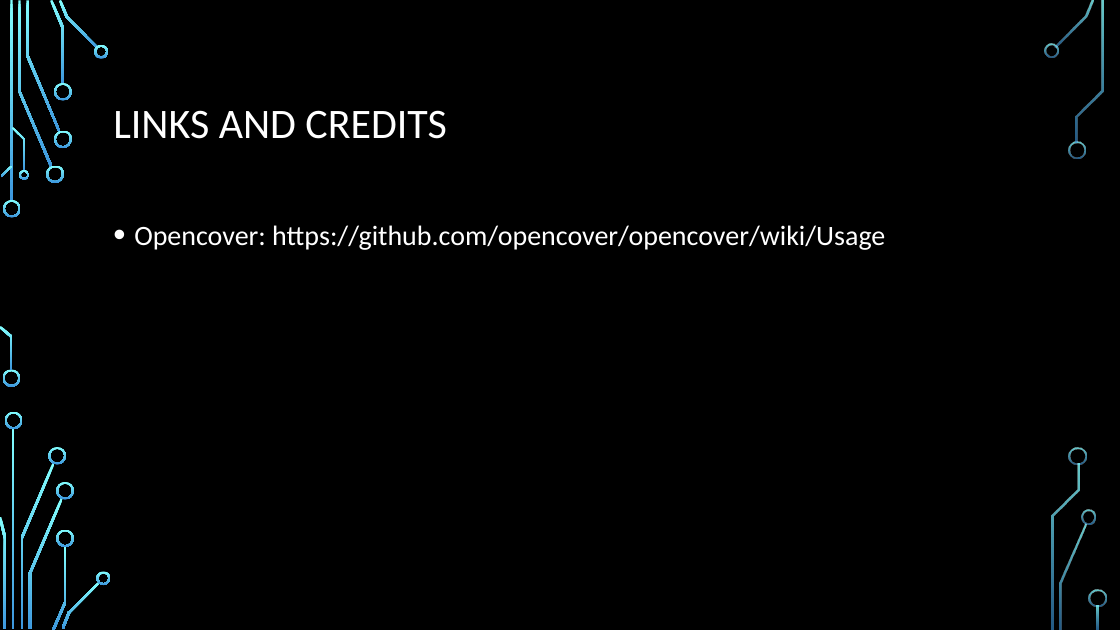
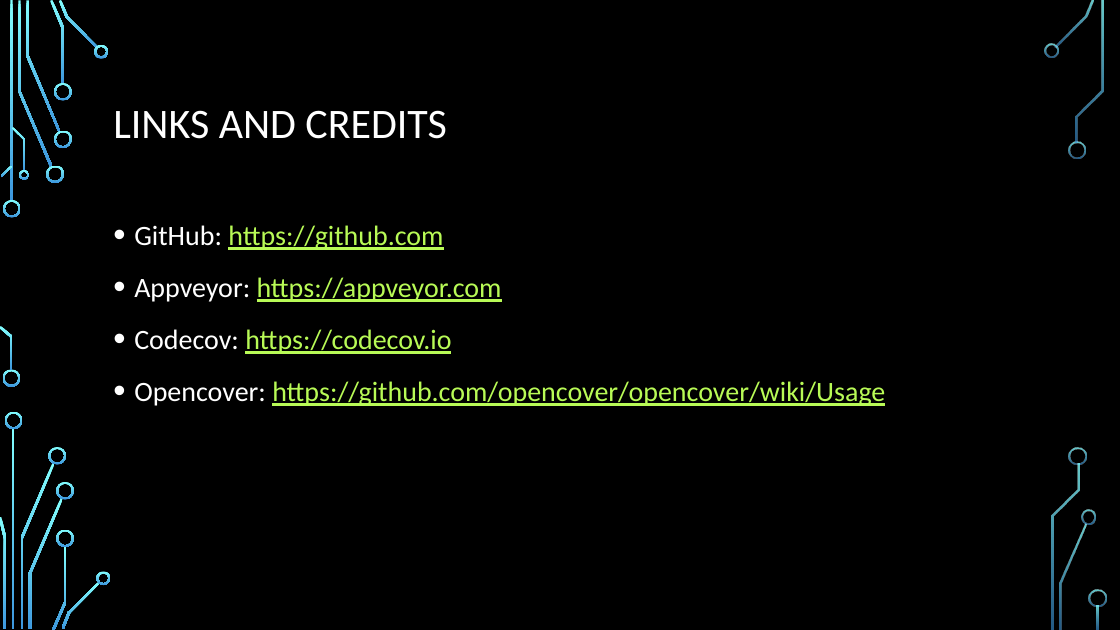
Before and after one commit to CedricAgoda/opensource-ci, a slide deck: slide 33 of Presentation/Full Open-Source CI.pptx (slide 32 before the commit). Drawn at 1120x630 pixels with LibreOffice and Linux fonts; fonts in the diff are those of the drawing; background and template pictures are left out. Boxes give left, top, right and bottom in pixels: in the first picture for what was removed or moved away, otherwise in the second. Text is boxed around its words. In the diff, an @@ line names an element or a change of style, - is before the commit and + after.

```diff
--- a/Presentation/Full Open-Source CI.pptx
+++ b/Presentation/Full Open-Source CI.pptx
@@ text at (134,225,502,354): paragraphs added @@
+• GitHub: https://github.com
+• Appveyor: https://appveyor.com
+• Codecov: https://codecov.io
@@ text at (134,381,885,406): text colour #FFFFFF to #B8FA56, underline on in "https://github.com/opencover/opencover/wiki/Usage" @@
```
Also in this commit, not shown: 1 slide added, 3 other files.
